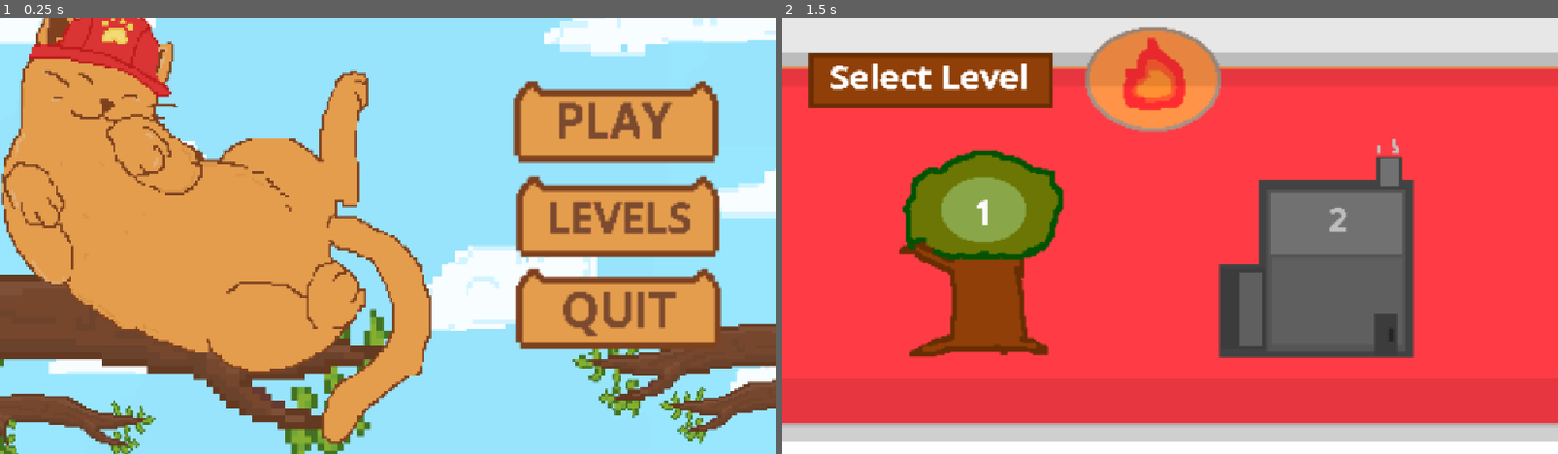
Above: before the commit, frames 1-2 (left to right).
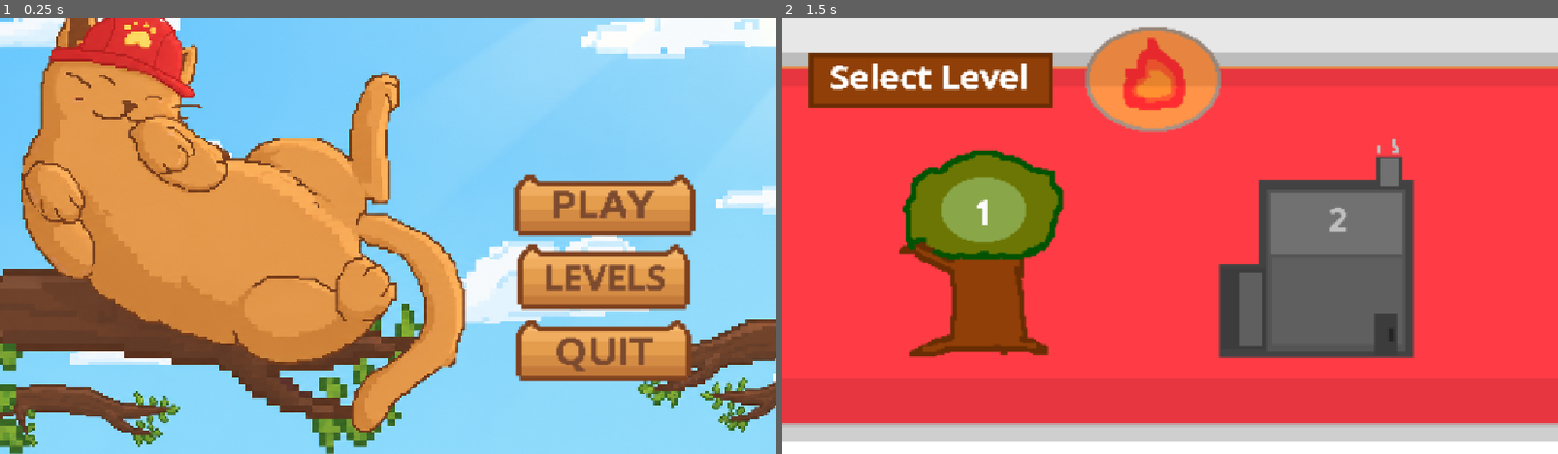
Above: after the commit, the same moments.

Repository: Michael-Schneider97/Purrkour
Game: Godot game, scene res://ui/screens/main_men.tscn
Two runs of this game, one before a commit and one after it. Both use one fixed random seed, a clock stepped at 60 frames per second and the inputs below.
Inputs (mouse positions are in pixels of both pictures, inside the frame that each line leads up to; where the layout moved, square brackets give the same spot in the first picture):
- Up to frame 1 (0.25 s): no input
- Up to frame 2 (1.5 s): click (1387, 275) [1402, 218] at 0.5 s; click (1317, 244) at 1.25 s

The runs differ from the first frame. In frame 1, 50% of the frame differs, in the area x 0-100%, y 0-100%; in frame 2, nothing differs.

Commit message:
added some shading to main menu

Diff:
--- a/VerticalSlice/ui/screens/button_3.gd
+++ b/VerticalSlice/ui/screens/button_3.gd
@@ -11,5 +11,7 @@
 	pass
 
 
+
+
 func _on_pressed() -> void:
 	get_tree().change_scene_to_file("res://levelselect.tscn")
--- a/VerticalSlice/ui/screens/main_men.tscn
+++ b/VerticalSlice/ui/screens/main_men.tscn
@@ -43,39 +43,40 @@
 
 [node name="Node2D" type="Node2D" unique_id=834354683]
 
-[node name="TextureRect" type="TextureRect" parent="." unique_id=1669568410]
-offset_left = -33.0
-offset_top = -8.0
-offset_right = 1242.0
-offset_bottom = 666.0
+[node name="TextureRect" type="TextureRect" parent="." unique_id=1741628585]
+offset_left = -7.0
+offset_top = -2.0
+offset_right = 1311.0
+offset_bottom = 650.0
 texture = ExtResource("1_gpckw")
+expand_mode = 1
 
 [node name="Control" type="Control" parent="TextureRect" unique_id=1340326939]
 layout_mode = 1
 anchor_right = 0.14
 anchor_bottom = 0.25100002
-offset_left = 67.0
-offset_top = 31.0
-offset_right = -2.5
-offset_bottom = -13.24202
+offset_left = 41.0
+offset_top = 25.0
+offset_right = 19.479996
+offset_bottom = -40.652008
 
 [node name="Button3" type="Button" parent="TextureRect/Control" unique_id=2084429408]
 layout_mode = 0
-offset_left = 717.0
-offset_top = 197.0
-offset_right = 1053.0
-offset_bottom = 348.0
+offset_left = 721.0
+offset_top = 301.0
+offset_right = 1006.0
+offset_bottom = 423.0
 theme_override_styles/normal = SubResource("StyleBoxTexture_tt62d")
-theme_override_styles/pressed = SubResource("StyleBoxTexture_xh143")
-theme_override_styles/hover = SubResource("StyleBoxTexture_ebor1")
+theme_override_styles/pressed = SubResource("StyleBoxTexture_6tyuv")
+theme_override_styles/hover = SubResource("StyleBoxTexture_cf4mh")
 script = ExtResource("3_cf4mh")
 
 [node name="Button" type="Button" parent="TextureRect/Control" unique_id=1243375743]
 layout_mode = 0
-offset_left = 723.0
-offset_top = 52.0
-offset_right = 1036.0
-offset_bottom = 204.0
+offset_left = 724.0
+offset_top = 196.0
+offset_right = 1001.0
+offset_bottom = 310.0
 theme_override_styles/normal = SubResource("StyleBoxTexture_oxpsm")
 theme_override_styles/pressed = SubResource("StyleBoxTexture_esgg6")
 theme_override_styles/hover = SubResource("StyleBoxTexture_1vgnc")
@@ -83,10 +84,10 @@
 
 [node name="Button2" type="Button" parent="TextureRect/Control" unique_id=1418419889]
 layout_mode = 0
-offset_left = 710.0
-offset_top = 331.0
-offset_right = 1052.0
-offset_bottom = 481.0
+offset_left = 713.0
+offset_top = 412.0
+offset_right = 1006.0
+offset_bottom = 526.0
 theme_override_styles/normal = SubResource("StyleBoxTexture_60swb")
 theme_override_styles/pressed = SubResource("StyleBoxTexture_ryvbe")
 theme_override_styles/hover = SubResource("StyleBoxTexture_utr3m")
Binary file changed: VerticalSlice/ui/screens/landscape_purrkourbck.png
Binary file changed: VerticalSlice/ui/screens/levelbutton.png
Not shown: 1 places in VerticalSlice/ui/screens/main_men.tscn that only renumber resources
Binary file changed: VerticalSlice/ui/screens/playbutton (1).png
Binary file changed: VerticalSlice/ui/screens/quitbutton (1).png
